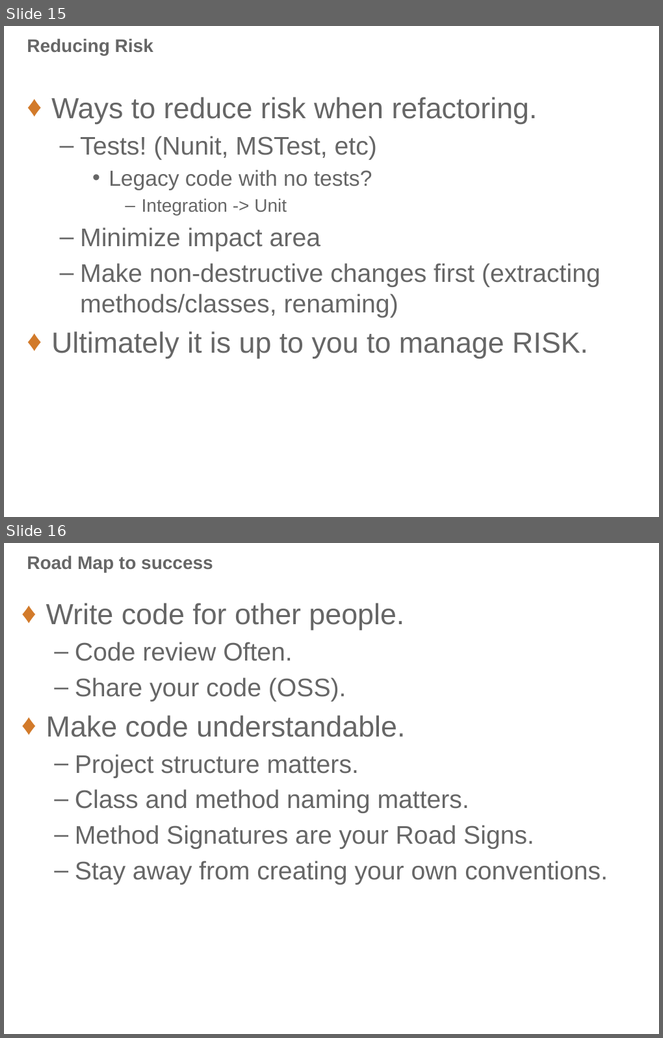
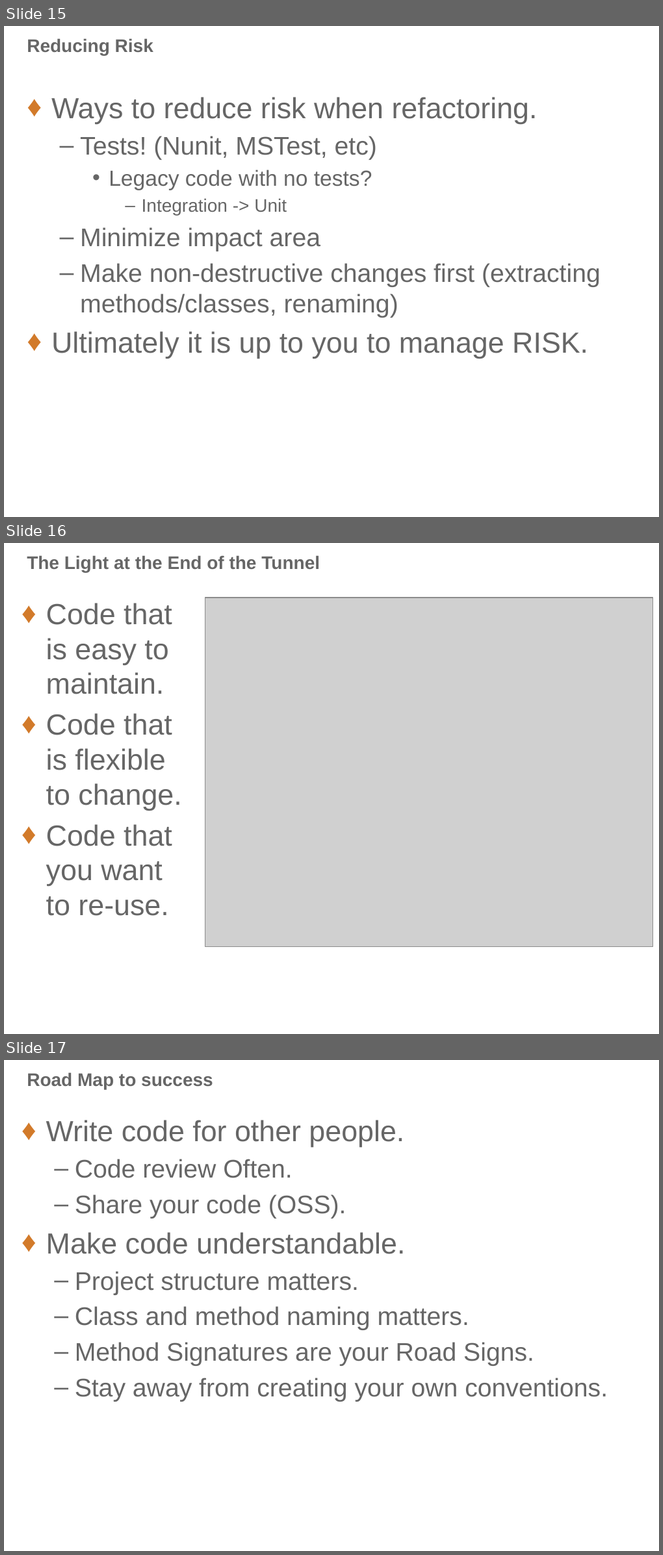
Before and after one commit to PatrickDelancy/RefactoringWorkshop, a slide deck: Refactoring Workshop.pptx. Shown one above the other, each under a label of ours: slides 15 and 16 before the commit, slides 15, 16 and 17 after it. The pictures are 663x1038 and 663x1555 pixels, drawn with LibreOffice and Linux fonts; fonts in the diff are those of the drawing; grey boxes stand for pictures; background and template pictures are left out. Boxes give left, top, right and bottom in pixels: in the first picture for what was removed or moved away, otherwise in the second. Text is boxed around its words. In the diff, an @@ line names an element or a change of style, - is before the commit and + after.

```diff
--- a/Refactoring Workshop.pptx
+++ b/Refactoring Workshop.pptx
@@ slide 16 added at box(4, 543, 659, 1034), background #FFFFFF @@
@@ title added at box(27, 555, 320, 572), 20 pt, text #666666, bold @@
+The Light at the End of the Tunnel
@@ picture added at box(206, 598, 653, 947) @@
@@ text added at box(46, 603, 181, 916), 32 pt, text #666666 @@
+♦ Code that is easy to maintain.
+♦ Code that is flexible to change.
+♦ Code that you want to re-use.
@@ what was slide 16 is now slide 17 @@
```
Also in this commit, not shown: 3 slides changed.
